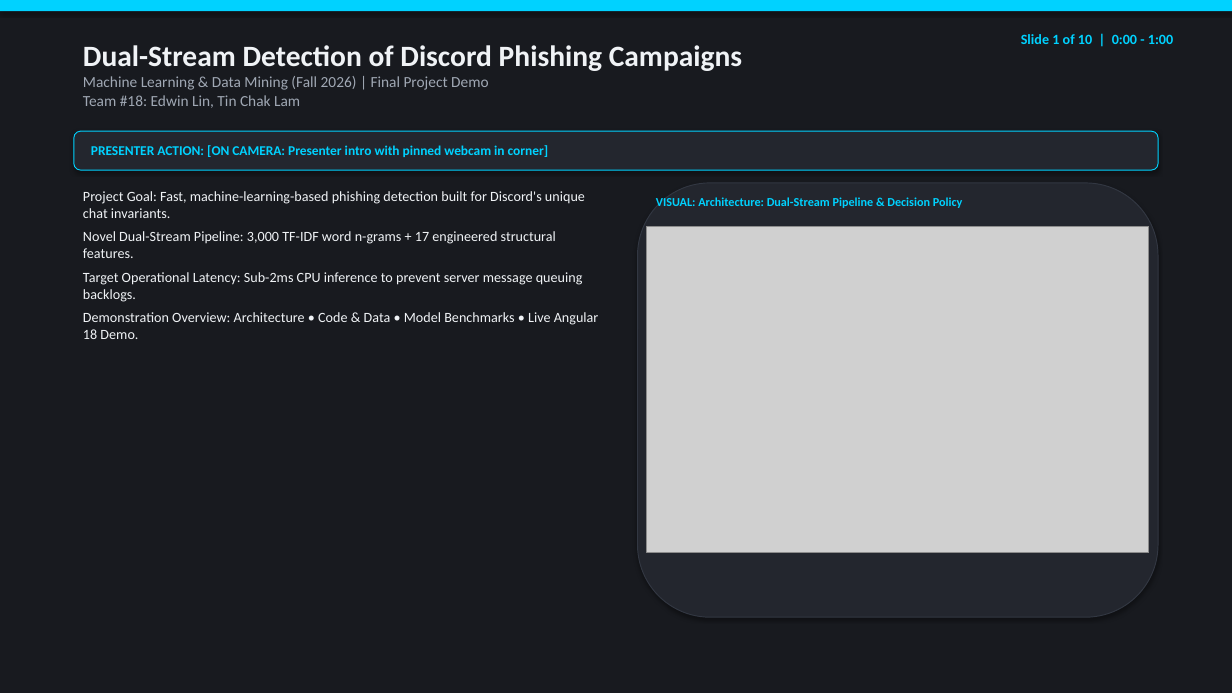
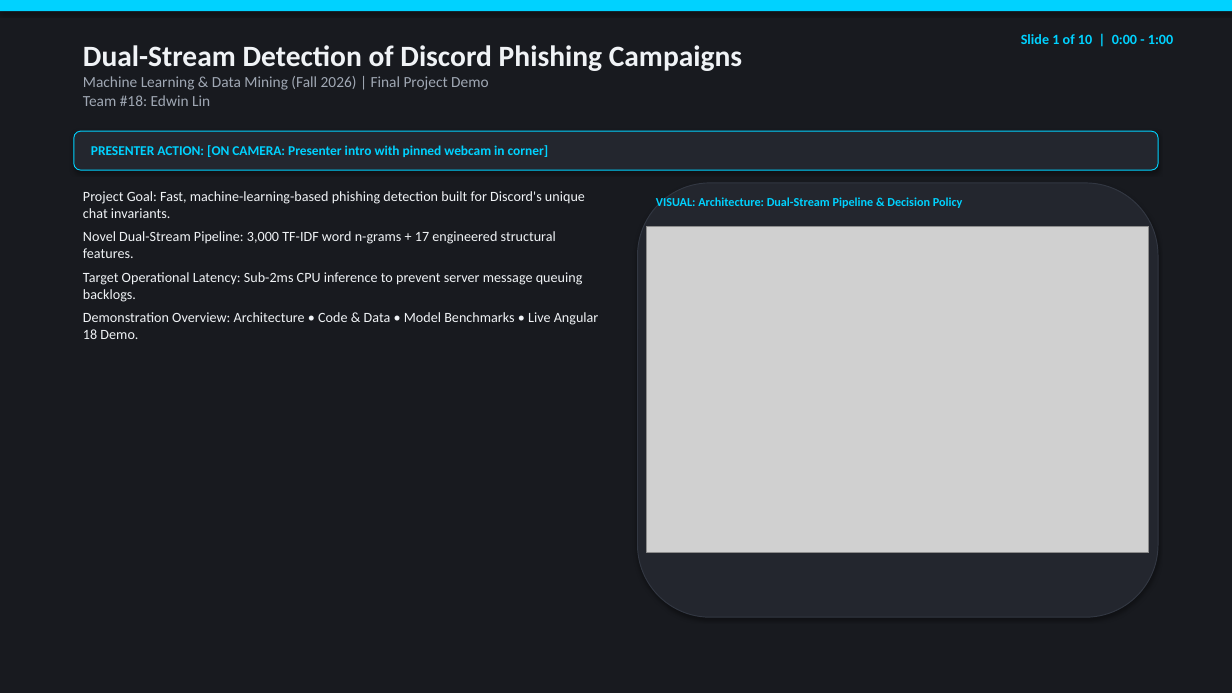
Before and after one commit to danvse/ML_DM_Discord_Phishing, a slide deck: slide 1 of docs/slides/DEMO_PRESENTATION_SLIDES.pptx. Drawn at 1232x693 pixels with LibreOffice and Linux fonts; fonts in the diff are those of the drawing; grey boxes stand for pictures. Boxes give left, top, right and bottom in pixels: in the first picture for what was removed or moved away, otherwise in the second. Text is boxed around its words. In the diff, an @@ line names an element or a change of style, - is before the commit and + after.

Commit message:
docs: attribute all project work, implementation, reports, and slides exclusively to Edwin Lin

```diff
--- a/docs/slides/DEMO_PRESENTATION_SLIDES.pptx
+++ b/docs/slides/DEMO_PRESENTATION_SLIDES.pptx
@@ text at bbox=[83, 76, 489, 106]: text changed @@
-Machine Learning & Data Mining (Fall 2026) | Final Project Demo
-Team #18: Edwin Lin, Tin Chak Lam
+Machine Learning & Data Mining (Fall 2026) | Final Project Demo
+Team #18: Edwin Lin
```
Also in this commit, not shown: 8 other files.
